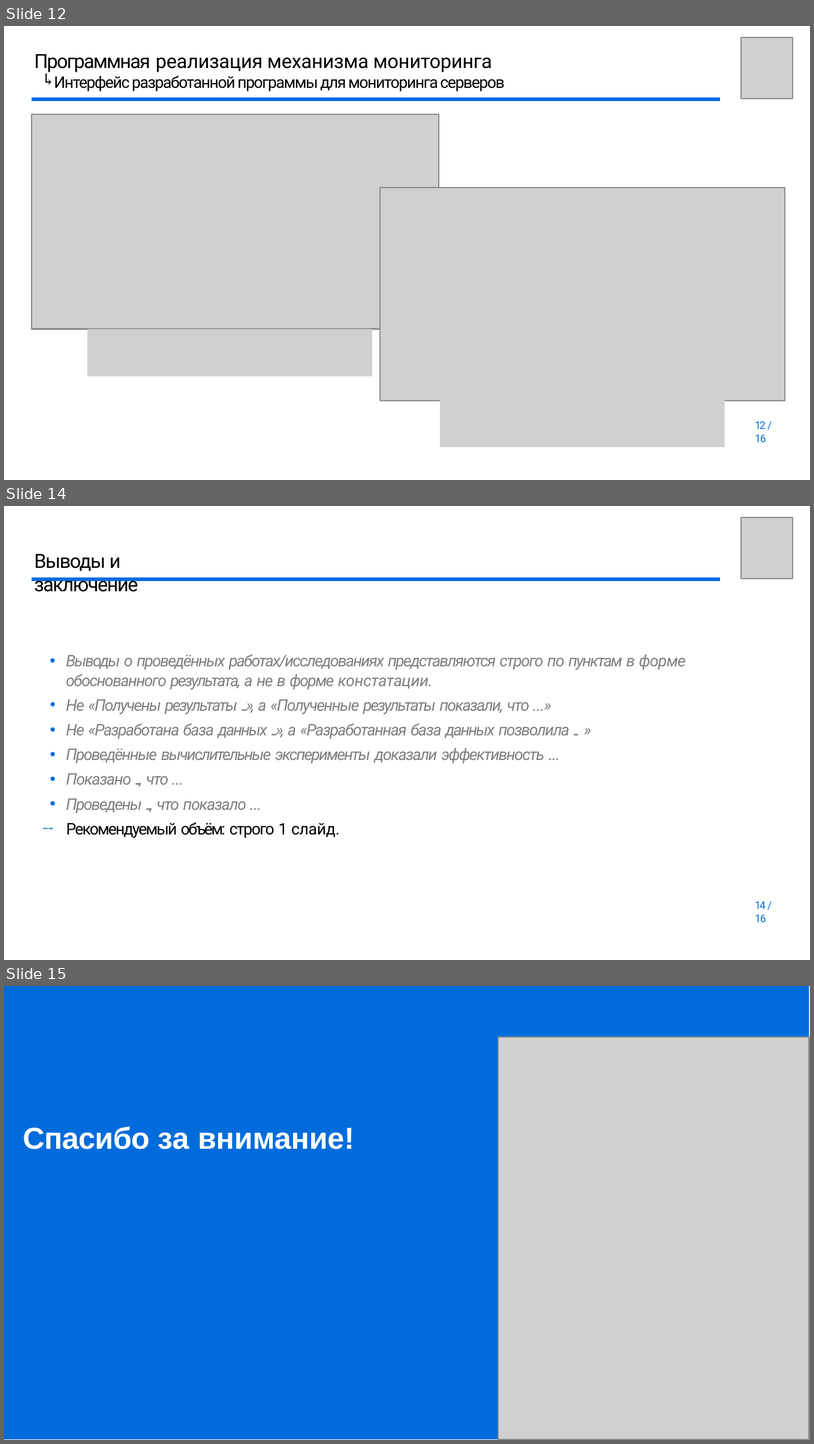
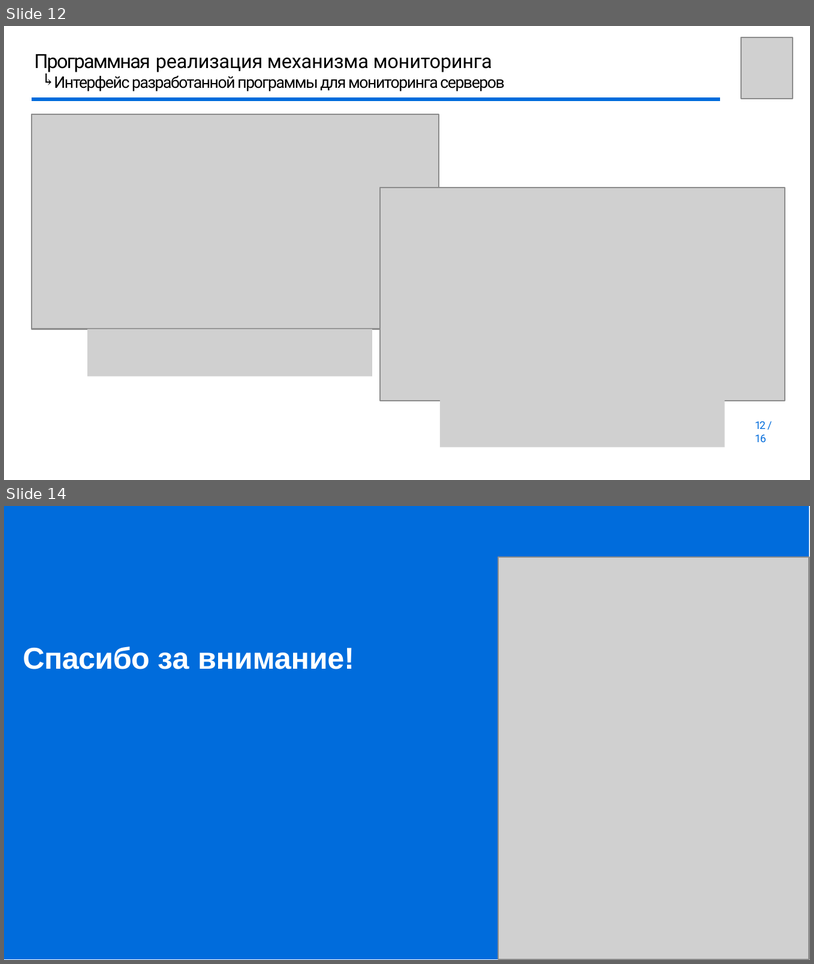
Before and after one commit to youngB0rrov/bmstu_doc, a slide deck: Master/Diploma/presentation/Презентация.pptx. Shown one above the other, each under a label of ours: slides 12, 14 and 15 before the commit, slides 12 and 14 after it; the slides between them are not shown. The pictures are 814x1444 and 814x964 pixels, drawn with LibreOffice and Linux fonts; fonts in the diff are those of the drawing; grey boxes stand for pictures; background and template pictures are left out. Boxes give left, top, right and bottom in pixels: in the first picture for what was removed or moved away, otherwise in the second. Text is boxed around its words. In the diff, an @@ line names an element or a change of style, - is before the commit and + after.

```diff
--- a/Master/Diploma/presentation/Презентация.pptx
+++ b/Master/Diploma/presentation/Презентация.pptx
@@ slide 14 removed at (4,506,810,960), background #FFFFFF @@
@@ picture removed at (741,517,792,579) @@
@@ title removed at (34,554,138,592) @@
-Выводы и заключение
@@ freeform shape removed at (32,579,720,579) @@
@@ text removed at (66,654,686,838) @@
-• Выводы о проведённых работах/исследованиях представляются строго по пунктам в форме обоснованного результата, а не в форме констатации.
-• Не «Получены результаты ...», а «Полученные результаты показали, что ...»
-• Не «Разработана база данных ...», а «Разработанная база данных позволила ... »
-• Проведённые вычислительные эксперименты доказали эффективность ...
-• Показано ..., что ...
-• Проведены ..., что показало ...
-→ Рекомендуемый объём: строго 1 cлайд.
@@ page number removed at (755,901,767,922) @@
-14 / 16
@@ what was slide 15 is now slide 14 @@
```
Also in this commit, not shown: 6 slides changed, 2 slides added, 2 other slides removed, 1 other file.
